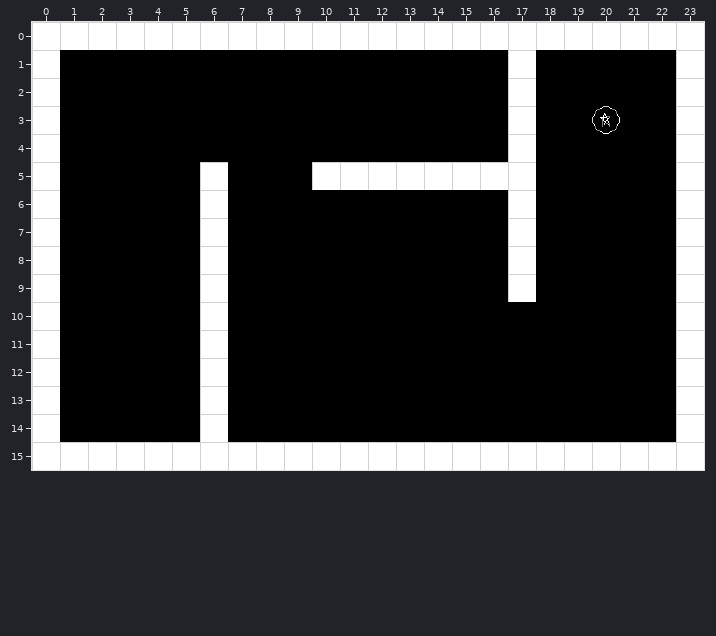
Tiled map, stored at GGJam-android/assets/levels/tutorial2.tmx. The picture above was drawn from the file before the commit.
Cells are 32x32 px. Shown: x 0..23, y 0..15.
After:
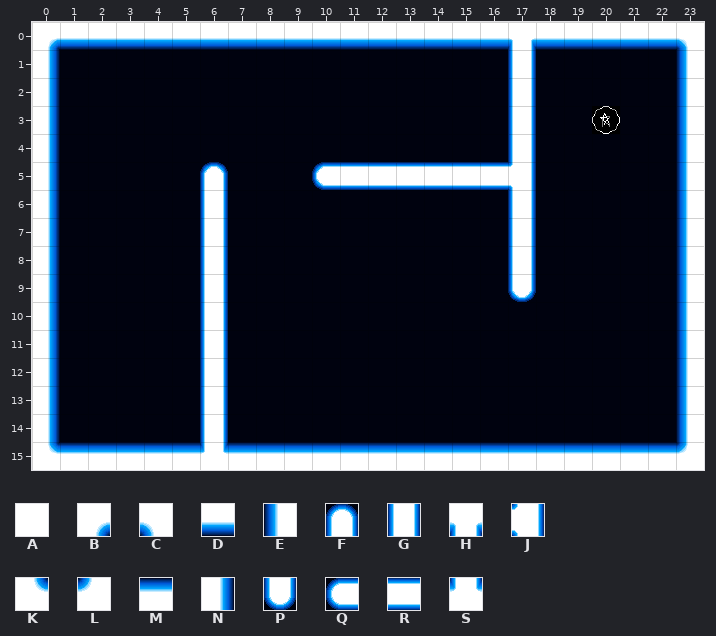
Key: from "Basic": A 1; from "Lights": B 0, C 1, D 2, E 3, F 4, G 6, H 7, J 10, K 16, L 17, M 18, N 19, P 20, Q 21, R 22, S 23.
_ is an empty cell.
What changed:
{"where": "layer \"Tiles\""}
{"y":0,"x":0,"old":"AAAAAAAAAAAAAAAAAAAAAAAA","new":"BDDDDDDDDDDDDDDDDHDDDDDC"}
{"y":1,"x":0,"old":"A","new":"N"}
{"y":1,"x":17,"old":"A","new":"G"}
{"y":1,"x":23,"old":"A","new":"E"}
{"y":2,"x":0,"old":"A","new":"N"}
{"y":2,"x":17,"old":"A","new":"G"}
{"y":2,"x":23,"old":"A","new":"E"}
{"y":3,"x":0,"old":"A","new":"N"}
{"y":3,"x":17,"old":"A","new":"G"}
{"y":3,"x":23,"old":"A","new":"E"}
{"y":4,"x":0,"old":"A","new":"N"}
{"y":4,"x":17,"old":"A","new":"G"}
{"y":4,"x":23,"old":"A","new":"E"}
{"y":5,"x":0,"old":"A","new":"N"}
{"y":5,"x":6,"old":"A","new":"F"}
{"y":5,"x":10,"old":"AAAAAAAA","new":"QRRRRRRJ"}
{"y":5,"x":23,"old":"A","new":"E"}
{"y":6,"x":0,"old":"A","new":"N"}
{"y":6,"x":6,"old":"A","new":"G"}
{"y":6,"x":17,"old":"A","new":"G"}
{"y":6,"x":23,"old":"A","new":"E"}
{"y":7,"x":0,"old":"A","new":"N"}
{"y":7,"x":6,"old":"A","new":"G"}
{"y":7,"x":17,"old":"A","new":"G"}
{"y":7,"x":23,"old":"A","new":"E"}
{"y":8,"x":0,"old":"A","new":"N"}
{"y":8,"x":6,"old":"A","new":"G"}
{"y":8,"x":17,"old":"A","new":"G"}
{"y":8,"x":23,"old":"A","new":"E"}
{"y":9,"x":0,"old":"A","new":"N"}
{"y":9,"x":6,"old":"A","new":"G"}
{"y":9,"x":17,"old":"A","new":"P"}
{"y":9,"x":23,"old":"A","new":"E"}
{"y":10,"x":0,"old":"A","new":"N"}
{"y":10,"x":6,"old":"A","new":"G"}
{"y":10,"x":23,"old":"A","new":"E"}
{"y":11,"x":0,"old":"A","new":"N"}
{"y":11,"x":6,"old":"A","new":"G"}
{"y":11,"x":23,"old":"A","new":"E"}
{"y":12,"x":0,"old":"A","new":"N"}
{"y":12,"x":6,"old":"A","new":"G"}
{"y":12,"x":23,"old":"A","new":"E"}
{"y":13,"x":0,"old":"A","new":"N"}
{"y":13,"x":6,"old":"A","new":"G"}
{"y":13,"x":23,"old":"A","new":"E"}
{"y":14,"x":0,"old":"A","new":"N"}
{"y":14,"x":6,"old":"A","new":"G"}
{"y":14,"x":23,"old":"A","new":"E"}
{"y":15,"x":0,"old":"AAAAAAAAAAAAAAAAAAAAAAAA","new":"KMMMMMSMMMMMMMMMMMMMMMML"}
{"label":"changed","picture_box":[48,38,688,454]}
